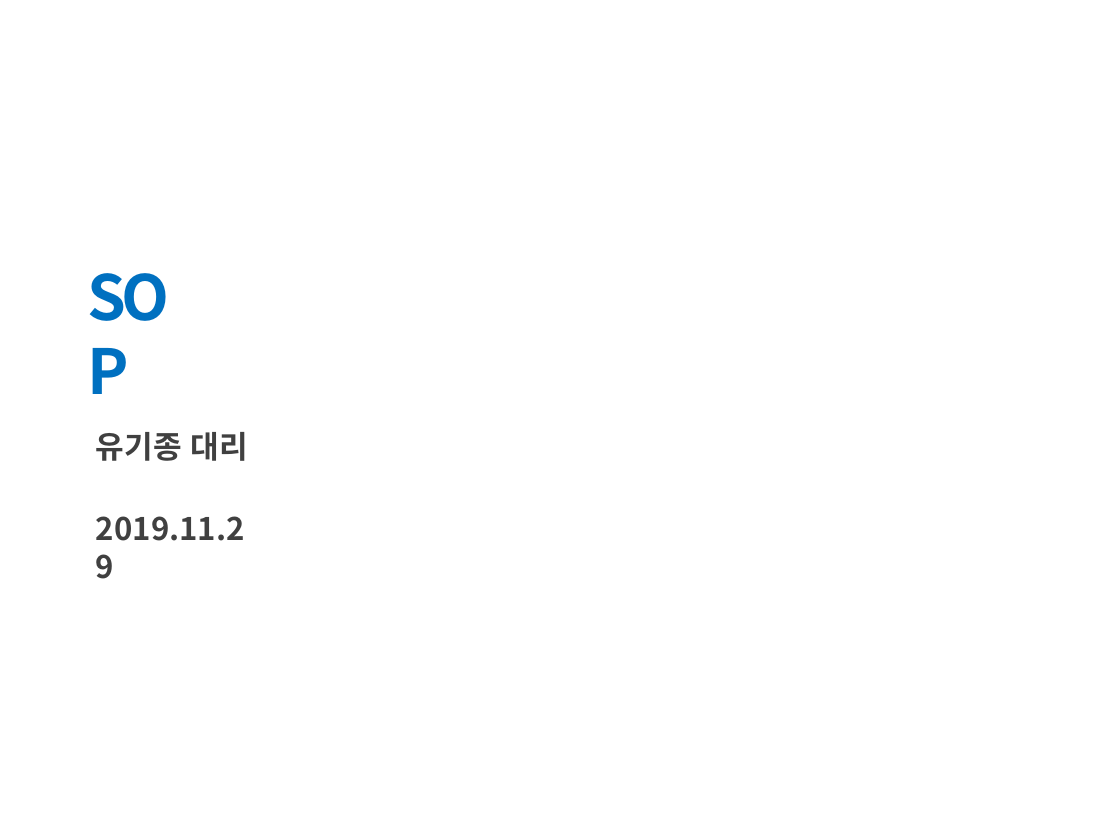
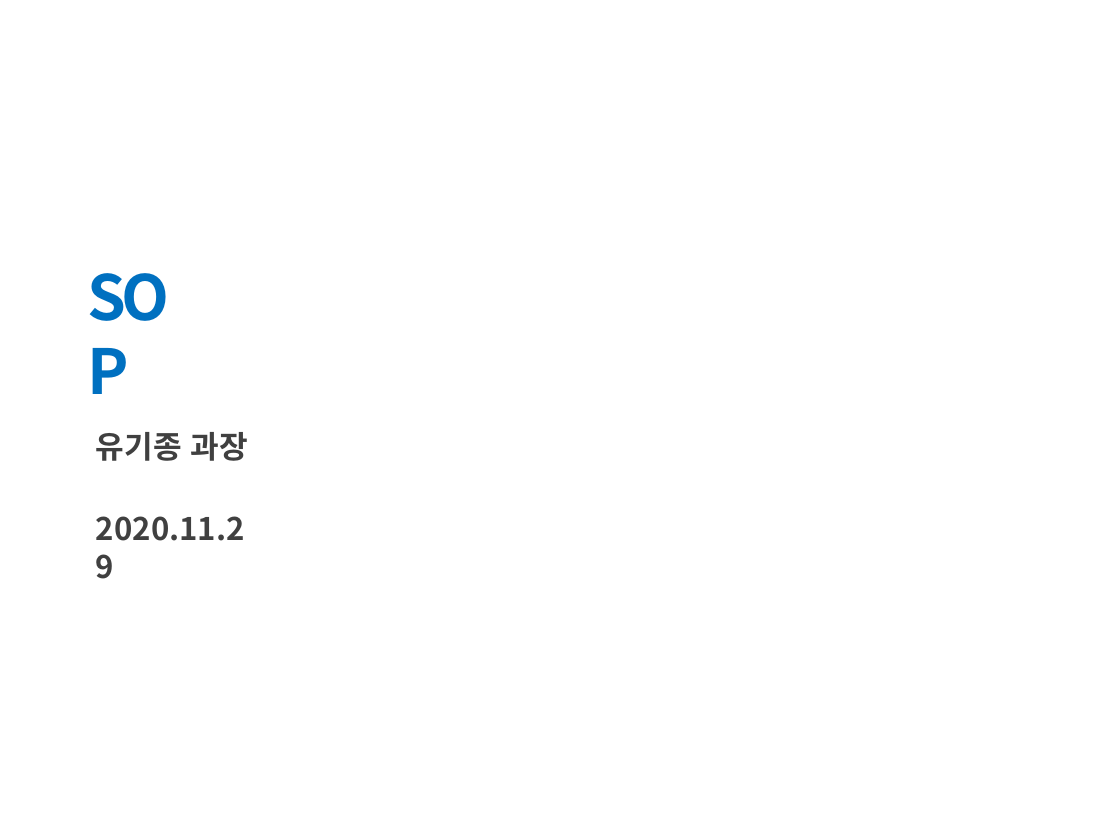
Before and after one commit to kkubunge/V1.1.3_Build_10, a slide deck: slide 1 of Document/01_SOP_기능자료/양식.pptx. Drawn at 1120x840 pixels with LibreOffice and Linux fonts; fonts in the diff are those of the drawing; background and template pictures are left out. Boxes give left, top, right and bottom in pixels: in the first picture for what was removed or moved away, otherwise in the second. Text is boxed around its words. In the diff, an @@ line names an element or a change of style, - is before the commit and + after.

```diff
--- a/Document/01_SOP_기능자료/양식.pptx
+++ b/Document/01_SOP_기능자료/양식.pptx
@@ text at box(96, 432, 248, 461): text changed @@
-유기종 대리
+유기종 과장
@@ text at box(96, 516, 245, 541): text changed @@
-2019.11.29
+2020.11.29
```
Also in this commit, not shown: 26 other files.
